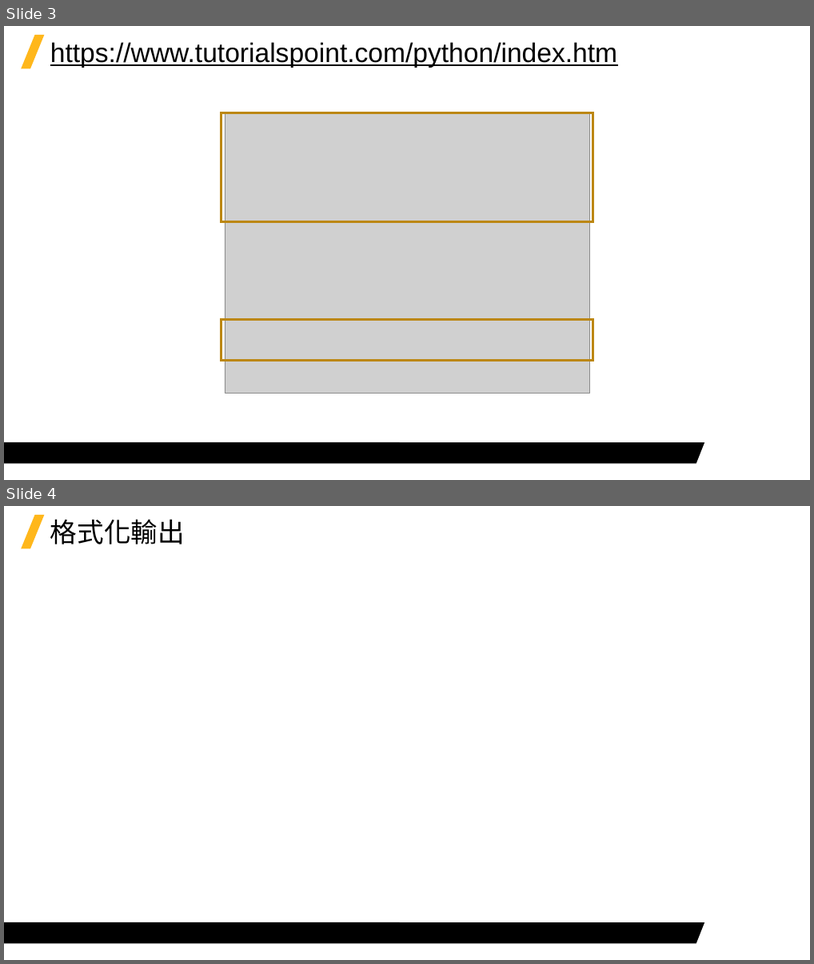
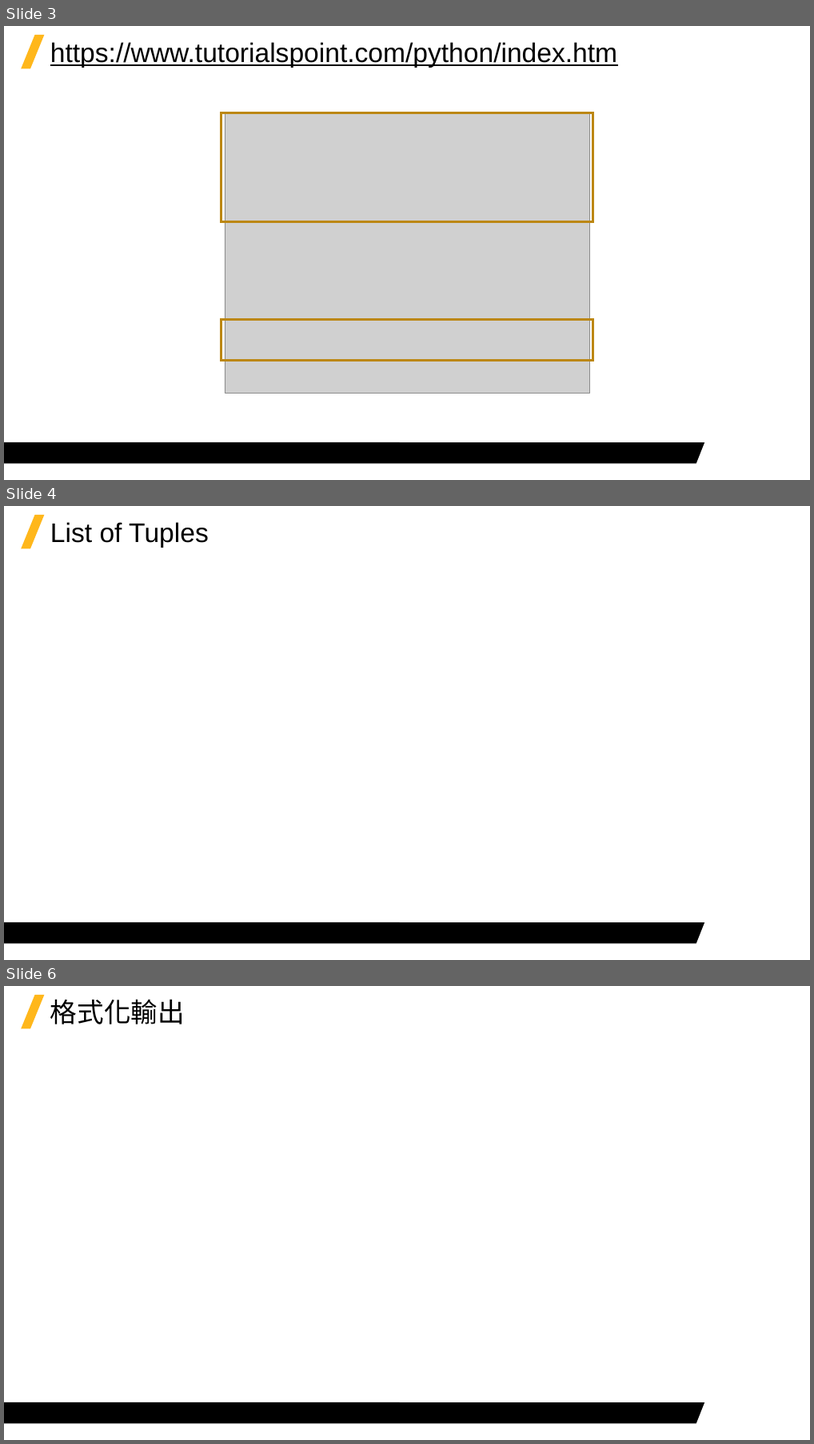
Before and after one commit to Jerrick-cheng/AEDT-Automation-Camp, a slide deck: 上課教材/Week3.pptx. Shown one above the other, each under a label of ours: slides 3 and 4 before the commit, slides 3, 4 and 6 after it; the slides between them are not shown. The pictures are 814x964 and 814x1444 pixels, drawn with LibreOffice and Linux fonts; fonts in the diff are those of the drawing; grey boxes stand for pictures; background and template pictures are left out. Boxes give left, top, right and bottom in pixels: in the first picture for what was removed or moved away, otherwise in the second. Text is boxed around its words. In the diff, an @@ line names an element or a change of style, - is before the commit and + after.

```diff
--- a/上課教材/Week3.pptx
+++ b/上課教材/Week3.pptx
@@ slide 4 added at box(4, 506, 810, 960), background #FFFFFF; not listed: 2 template elements that a slide beside it also shows @@
@@ title added at box(50, 522, 209, 548), 32 pt, text #000000 @@
+List of Tuples
@@ what was slide 4 is now slide 6 @@
```
Also in this commit, not shown: 1 other slide added, 1 other file.
